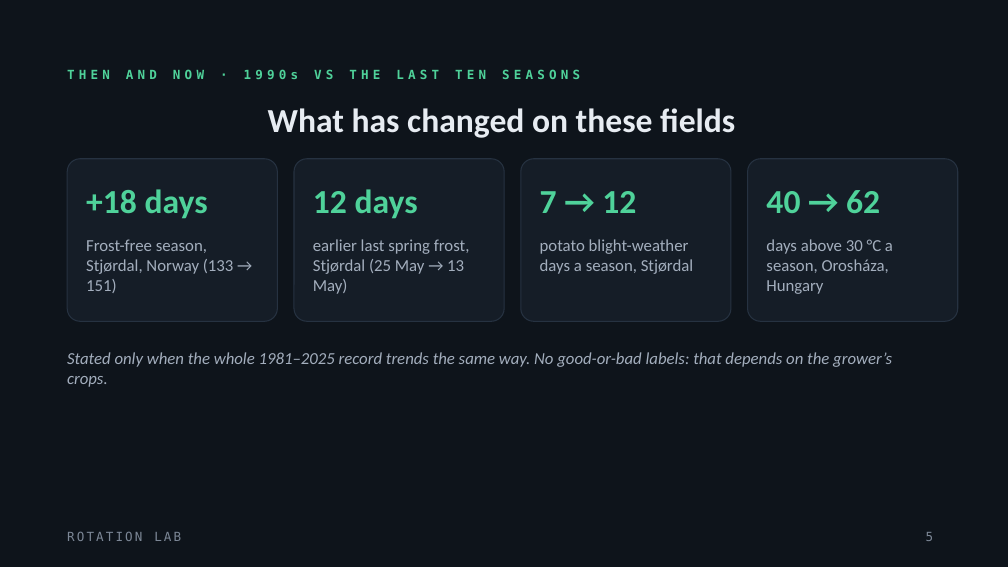
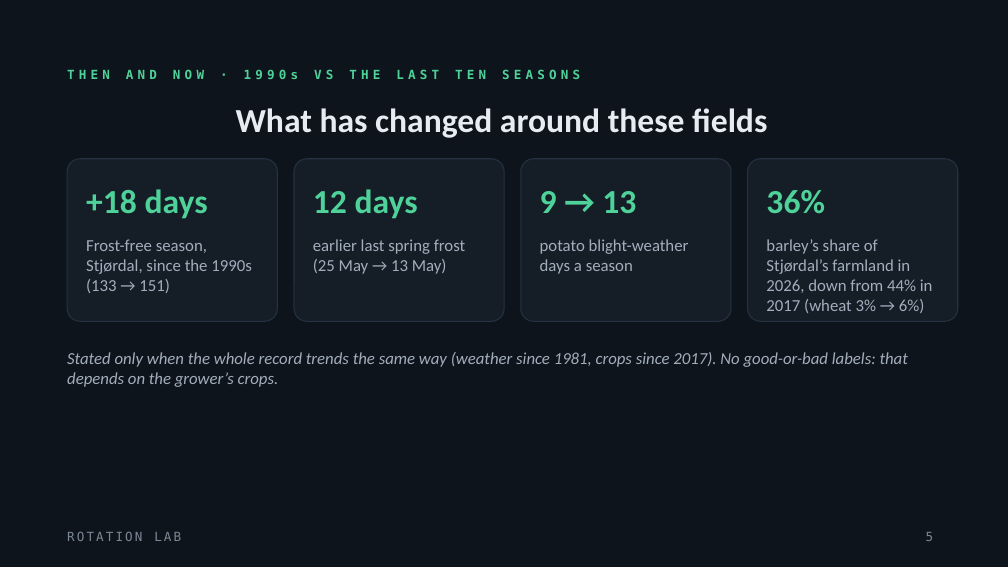
Before and after one commit to cheop-byeon/rotation-lab, a slide deck: slide 5 of docs/slides/rotation-lab-slides.pptx. Drawn at 1008x567 pixels with LibreOffice and Linux fonts; fonts in the diff are those of the drawing. Boxes give left, top, right and bottom in pixels: in the first picture for what was removed or moved away, otherwise in the second. Text is boxed around its words. In the diff, an @@ line names an element or a change of style, - is before the commit and + after.

```diff
--- a/docs/slides/rotation-lab-slides.pptx
+++ b/docs/slides/rotation-lab-slides.pptx
@@ title at (236,108,767,138): text changed @@
-What has changed on these fields
+What has changed around these fields
@@ text at (540,191,636,213): text changed @@
-7 → 12
+9 → 13
@@ text at (766,190,825,214): text changed @@
-40 → 62
+36%
@@ text at (86,239,252,293): text changed @@
-Frost-free season, Stjørdal, Norway (133 → 151)
+Frost-free season, Stjørdal, since the 1990s (133 → 151)
@@ text at (313,239,465,274): text changed @@
-earlier last spring frost, Stjørdal (25 May → 13 May)
+earlier last spring frost (25 May → 13 May)
@@ text at (540,239,689,274): text changed @@
-potato blight-weather days a season, Stjørdal
+potato blight-weather days a season
@@ text at (766,239,933,313): text changed @@
-days above 30 °C a season, Orosháza, Hungary
+barley’s share of Stjørdal’s farmland in 2026, down from 44% in 2017 (wheat 3% → 6%)
@@ text at (67,352,908,387): text changed @@
-Stated only when the whole 1981–2025 record trends the same way. No good-or-bad labels: that depends on the grower’s crops.
+Stated only when the whole record trends the same way (weather since 1981, crops since 2017). No good-or-bad labels: that depends on the grower’s crops.
```
Also in this commit, not shown: 5 other slides changed, 5 other files.
